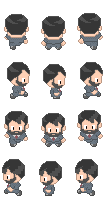
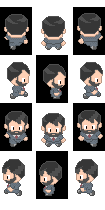
Revision of a layered (105, 210) image; what changed, layer by layer:
showed "ETC_marks" over [left=0, top=7, right=105, bottom=199]
